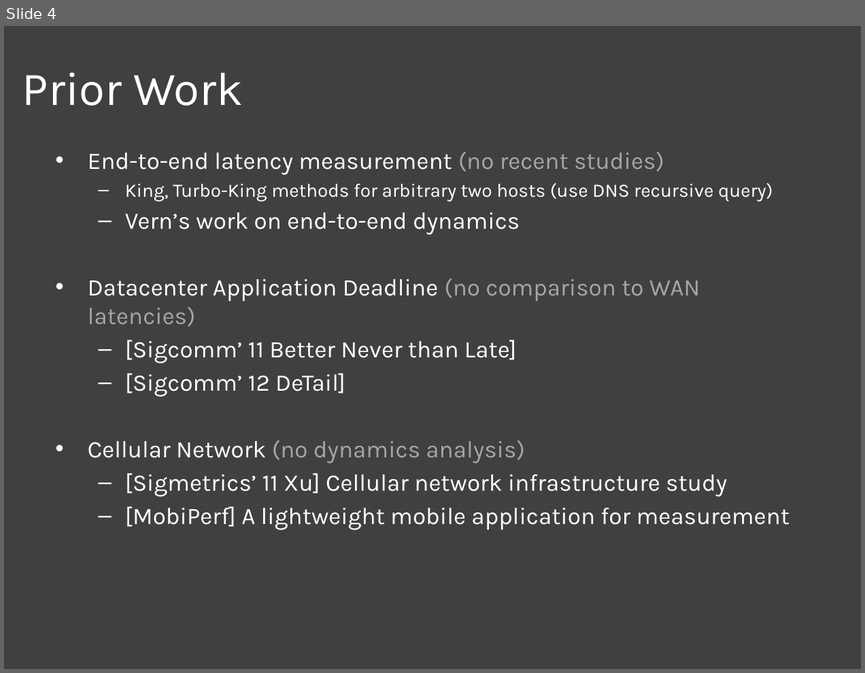
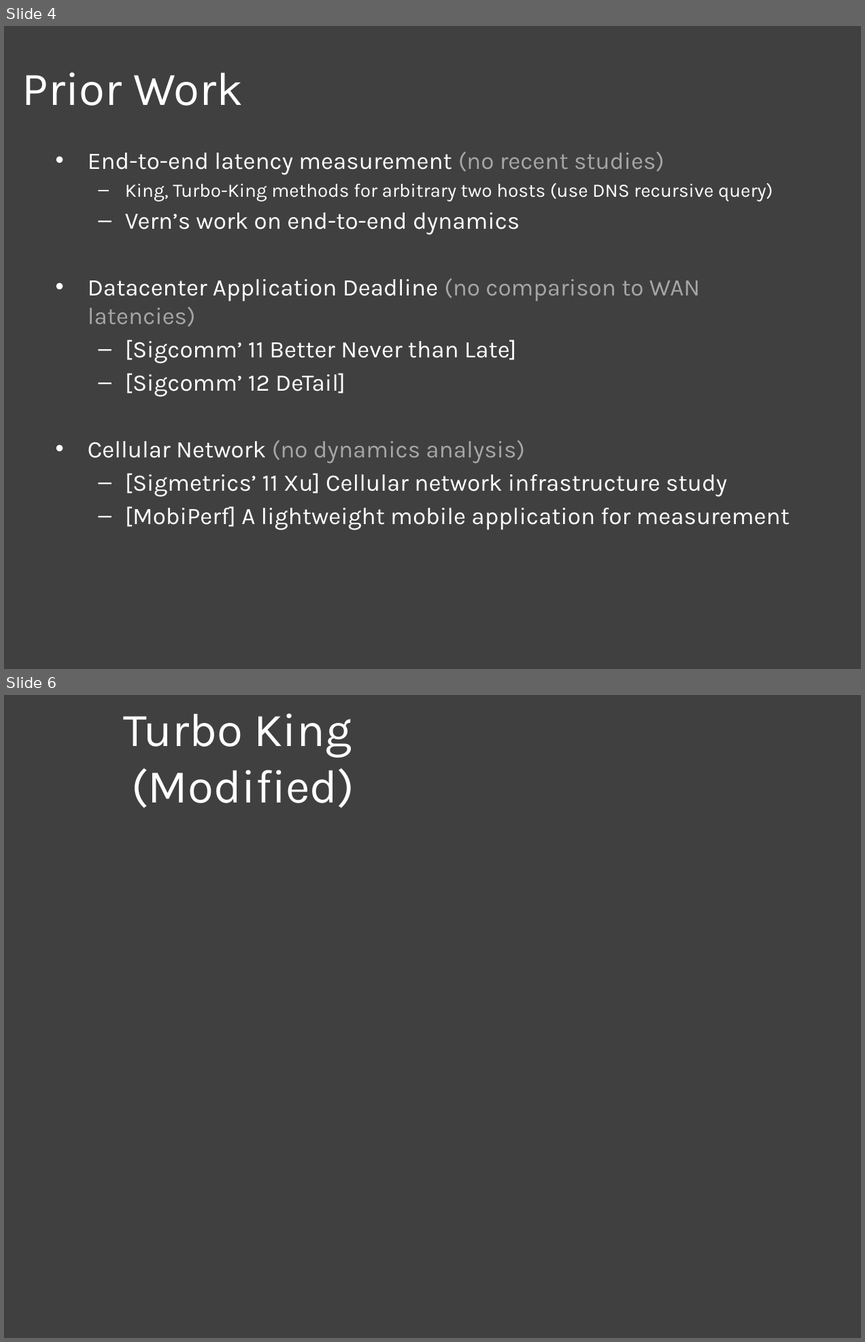
Before and after one commit to nebgnahz/CS268NetworkMeasurement, a slide deck: doc/MidTerm/MidTerm.pptx. Shown one above the other, each under a label of ours: slide 4 before the commit, slides 4 and 6 after it; the slides between them are not shown. The pictures are 865x673 and 865x1342 pixels, drawn with LibreOffice and Linux fonts; fonts in the diff are those of the drawing. Boxes give left, top, right and bottom in pixels: in the first picture for what was removed or moved away, otherwise in the second. Text is boxed around its words. In the diff, an @@ line names an element or a change of style, - is before the commit and + after.

```diff
--- a/doc/MidTerm/MidTerm.pptx
+++ b/doc/MidTerm/MidTerm.pptx
@@ slide 6 added at (4,695,861,1338), background #404040 @@
@@ title added at (123,713,354,808), 39.6 pt, text #FFFFFF @@
+Turbo King (Modified)
```
Also in this commit, not shown: 4 slides changed, 2 other slides added, 1 slide removed.
